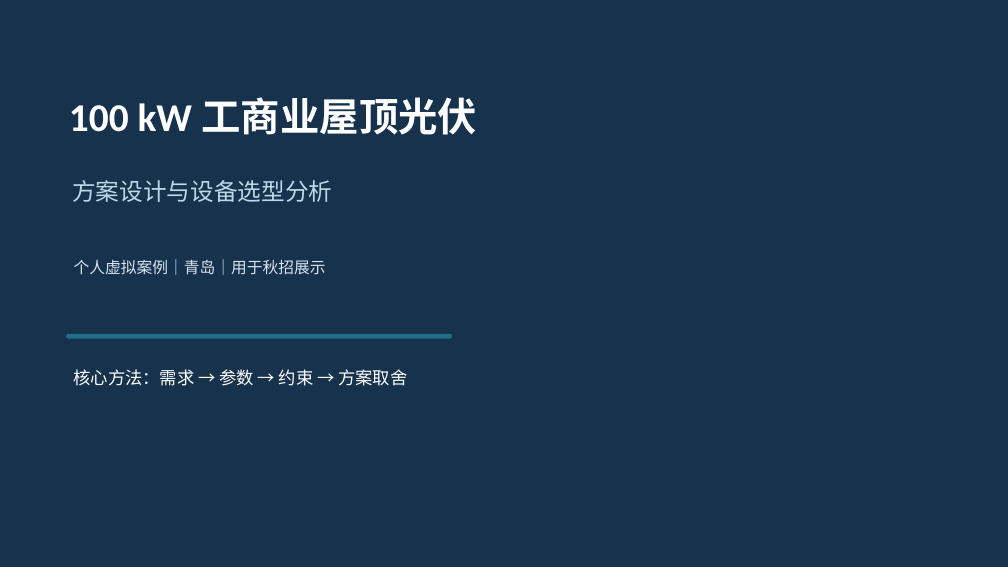
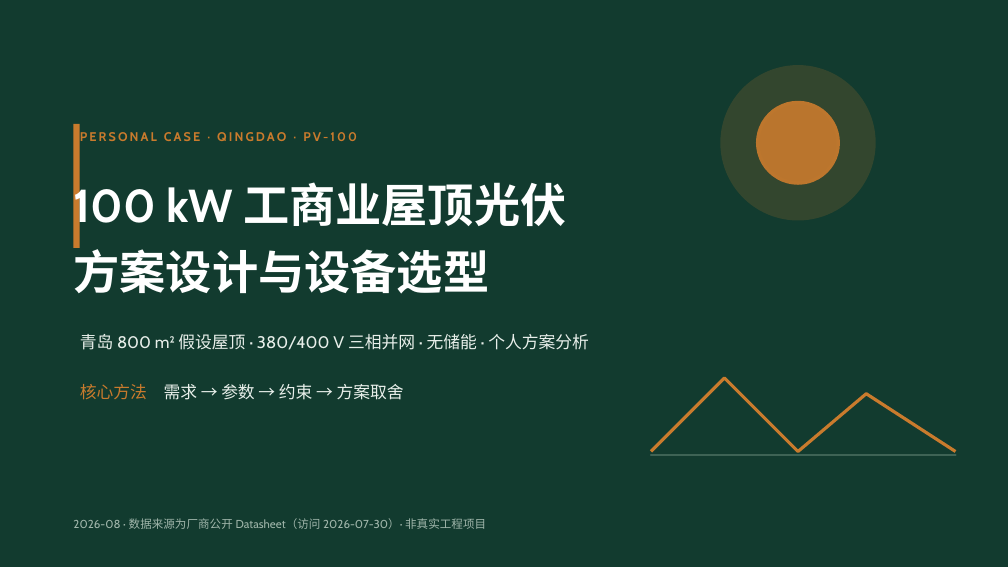
Before and after one commit to lumax-1221/100kw-commercial-pv-system-design, a slide deck: slide 1 of deliverables/presentation.pptx. Drawn at 1008x567 pixels with LibreOffice and Linux fonts; fonts in the diff are those of the drawing. Boxes give left, top, right and bottom in pixels: in the first picture for what was removed or moved away, otherwise in the second. Text is boxed around its words. In the diff, an @@ line names an element or a change of style, - is before the commit and + after.

```diff
--- a/deliverables/presentation.pptx
+++ b/deliverables/presentation.pptx
@@ background #17324D to #123B2F @@
@@ donut added at (721, 65, 876, 221), fill #C97B2D at 18% opacity @@
@@ text removed at (69, 97, 477, 135) @@
-100 kW 工商业屋顶光伏
@@ ellipse added at (756, 101, 840, 185), fill #C97B2D at 92% opacity @@
@@ rectangle added at (73, 124, 79, 248), fill #C97B2D @@
@@ text added at (80, 132, 357, 141), 12 pt, text #C97B2D, bold @@
+PERSONAL CASE · QINGDAO · PV-100
@@ text at (73, 182, 566, 294): text changed; size 22.5 to 44 pt; font Calibri to Cabin; text colour #B9D9E8 to #FFFFFF; bold on @@
-方案设计与设备选型分析
+100 kW 工商业屋顶光伏
+方案设计与设备选型
@@ text removed at (74, 259, 326, 275) @@
-个人虚拟案例｜青岛｜用于秋招展示
@@ rounded rectangle removed at (67, 334, 452, 339) @@
@@ text added at (80, 334, 588, 350), 16 pt, text #E8EFEA @@
+青岛 800 m² 假设屋顶 · 380/400 V 三相并网 · 无储能 · 个人方案分析
@@ freeform shape added at (651, 346, 956, 451), outline #C97B2D 3 pt @@
@@ text at (80, 384, 404, 400): text changed; size 16.5 to 16 pt; font Calibri to Cabin; text colour #FFFFFF to #E8EFEA @@
-核心方法：需求 → 参数 → 约束 → 方案取舍
+核心方法 需求 → 参数 → 约束 → 方案取舍
@@ freeform shape added at (651, 454, 956, 456), outline #3E6355 2 pt @@
@@ text added at (73, 518, 486, 529), 11 pt, text #9FB5AA @@
+2026-08 · 数据来源为厂商公开 Datasheet（访问 2026-07-30）· 非真实工程项目
```
Also in this commit, not shown: 10 slides added, 5 slides removed.
